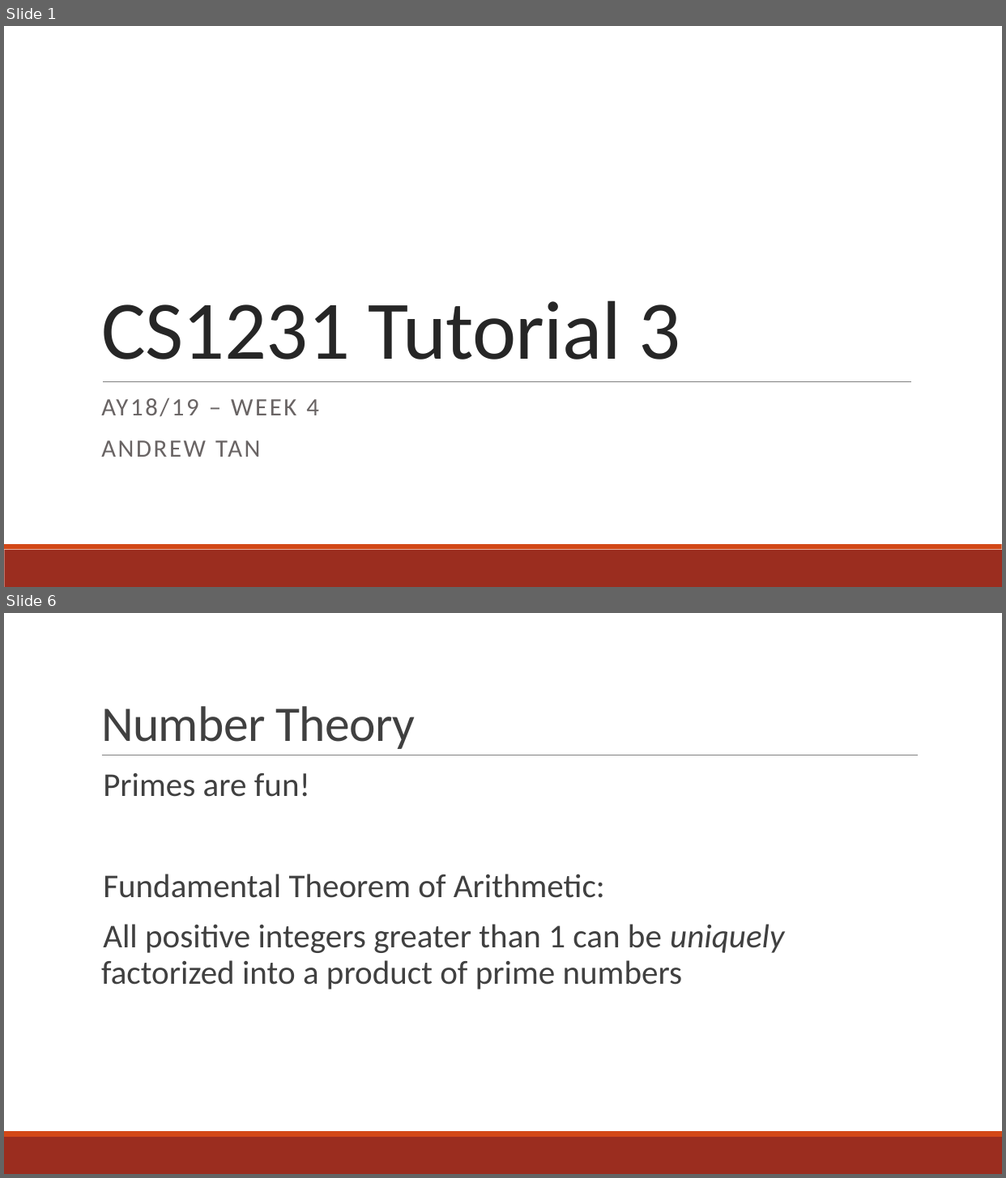
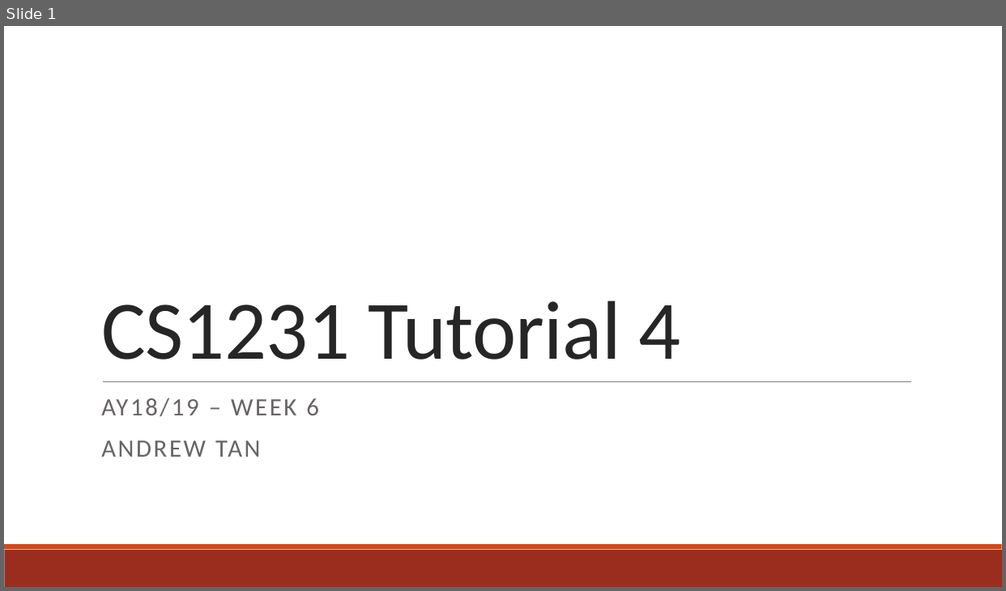
Before and after one commit to andrewtanJS/CS1231-AY18-19, a slide deck: Tutorial 4/Tutorial 4 - GCD and Modulo Arithmetic.pptx. Shown one above the other, each under a label of ours: slides 1 and 6 before the commit, slide 1 after it; the slides between them are not shown. The pictures are 1006x1178 and 1006x591 pixels, drawn with LibreOffice and Linux fonts; fonts in the diff are those of the drawing. Boxes give left, top, right and bottom in pixels: in the first picture for what was removed or moved away, otherwise in the second. Text is boxed around its words. In the diff, an @@ line names an element or a change of style, - is before the commit and + after.

Commit message:
Add Tutorial 4 slides

```diff
--- a/Tutorial 4/Tutorial 4 - GCD and Modulo Arithmetic.pptx
+++ b/Tutorial 4/Tutorial 4 - GCD and Modulo Arithmetic.pptx
@@ slide 6 removed at box(4, 613, 1002, 1174), background #FFFFFF; not listed: 2 template elements that a slide beside it also shows @@
@@ title removed at box(101, 706, 415, 749) @@
-Number Theory
@@ line removed from (102, 756) to (918, 756) @@
@@ text removed at box(101, 773, 784, 990) @@
-  Primes are fun!
-  Fundamental Theorem of Arithmetic:
-  All positive integers greater than 1 can be uniquely factorized into a product of prime numbers
@@ slide 1 changed as well @@
@@ title at box(101, 301, 681, 360): text changed @@
-CS1231 Tutorial 3
+CS1231 Tutorial 4
@@ subtitle at box(101, 398, 319, 417): text changed @@
-AY18/19 – WEEK 4
+AY18/19 – WEEK 6
```
Also in this commit, not shown: 10 slides added, 6 other slides removed, 1 other file.
